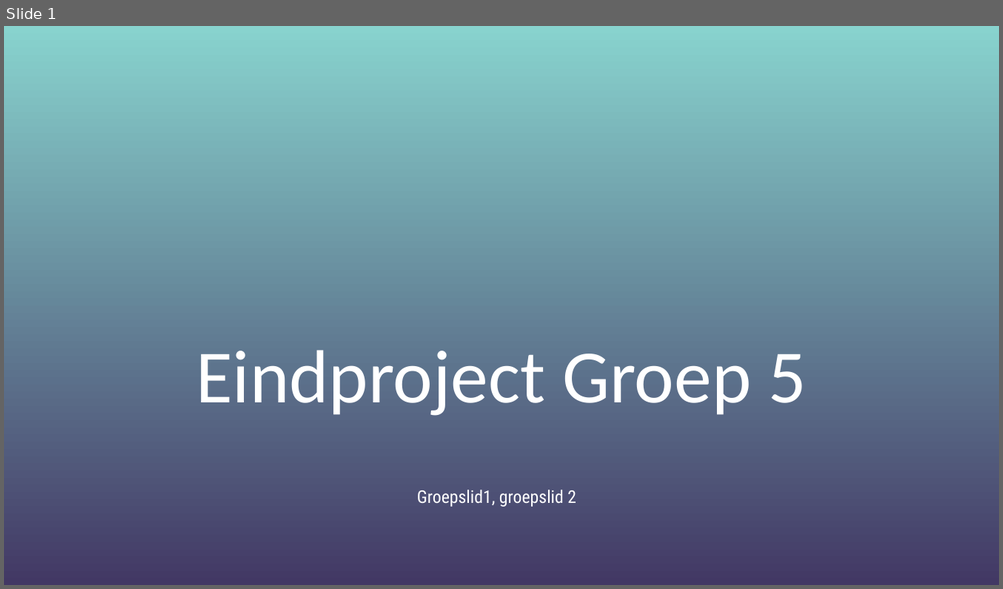
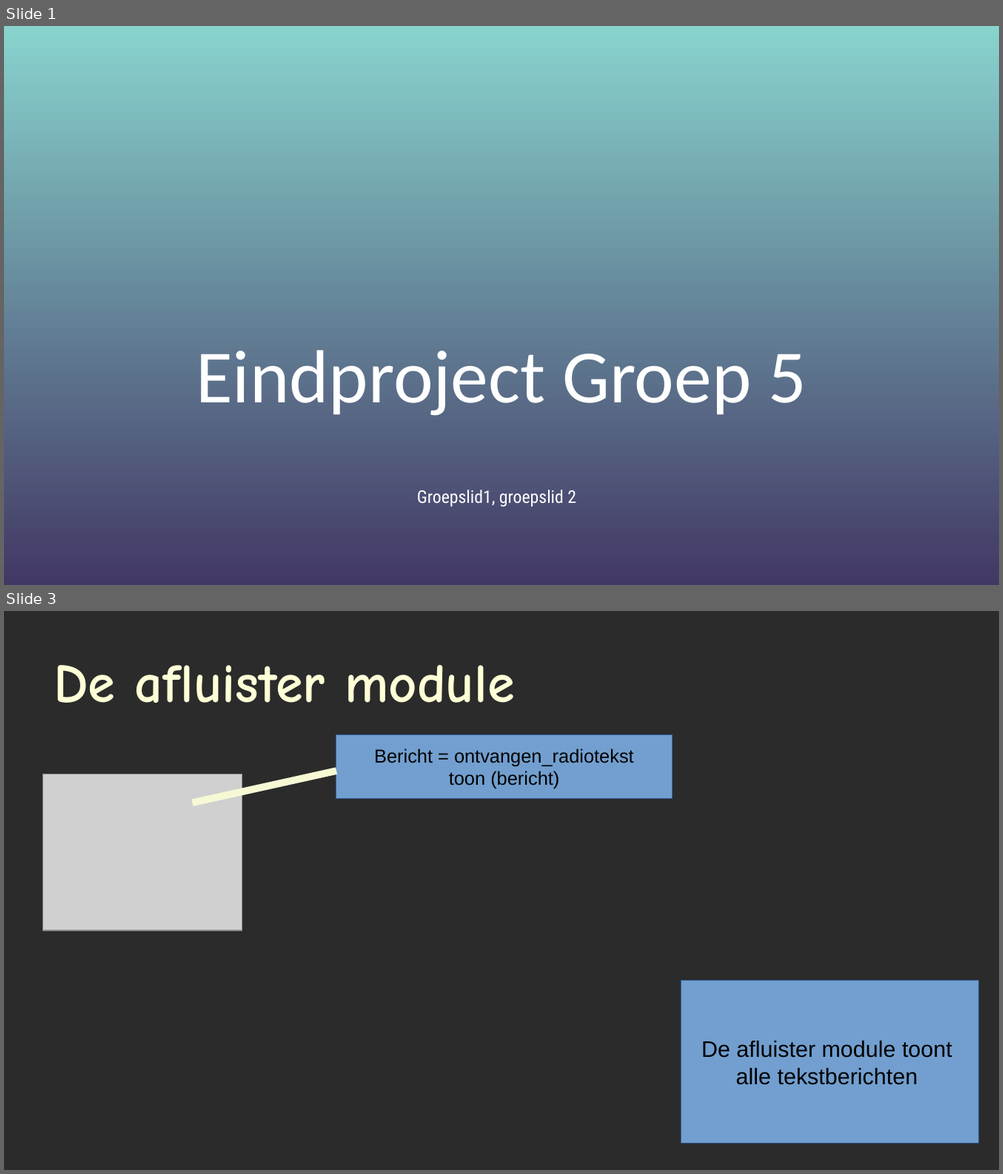
Before and after one commit to johantenhouten/microbits, a slide deck: Voorbeeld-presentatie.pptx. Shown one above the other, each under a label of ours: slide 1 before the commit, slides 1 and 3 after it; the slides between them are not shown. The pictures are 1003x589 and 1003x1174 pixels, drawn with LibreOffice and Linux fonts; fonts in the diff are those of the drawing; grey boxes stand for pictures; background and template pictures are left out; a plain dark background stands for a picture behind light text. Boxes give left, top, right and bottom in pixels: in the first picture for what was removed or moved away, otherwise in the second. Text is boxed around its words. In the diff, an @@ line names an element or a change of style, - is before the commit and + after.

```diff
--- a/Voorbeeld-presentatie.pptx
+++ b/Voorbeeld-presentatie.pptx
@@ slide 3 added at (4,611,999,1170), background picture (left out) @@
@@ text added at (54,665,515,703), 44 pt, text #FFFFD7, bold @@
+De afluister module
@@ rectangle added at (336,735,672,799), fill #729FCF, outline #3465A4 0.75 pt, 15 pt, text #000000 @@
+Bericht = ontvangen_radiotekst
+toon (bericht)
@@ picture added at (42,775,242,931) @@
@@ line added from (193, 803) to (336, 771), #F6F9D4 5.67 pt @@
@@ rectangle added at (681,981,979,1144), fill #729FCF, outline #3465A4 0.75 pt, 18 pt, text #000000 @@
+De afluister module toont
+alle tekstberichten
```
Also in this commit, not shown: 1 slide changed.
